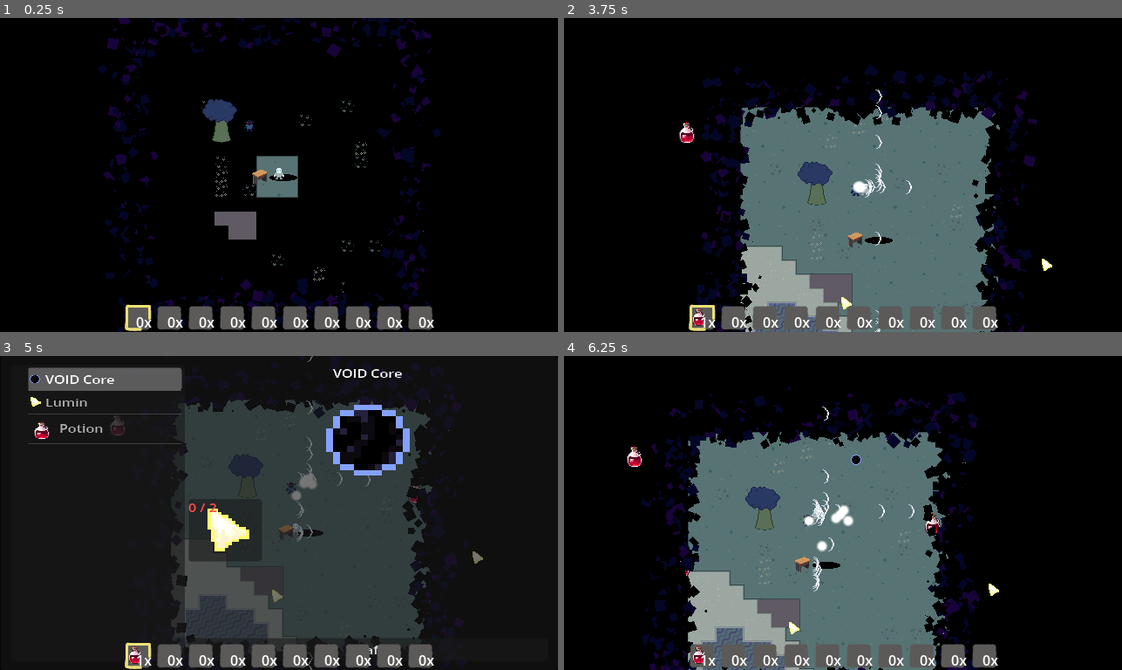
Above: before the commit, frames 1-4 (two rows, left to right).
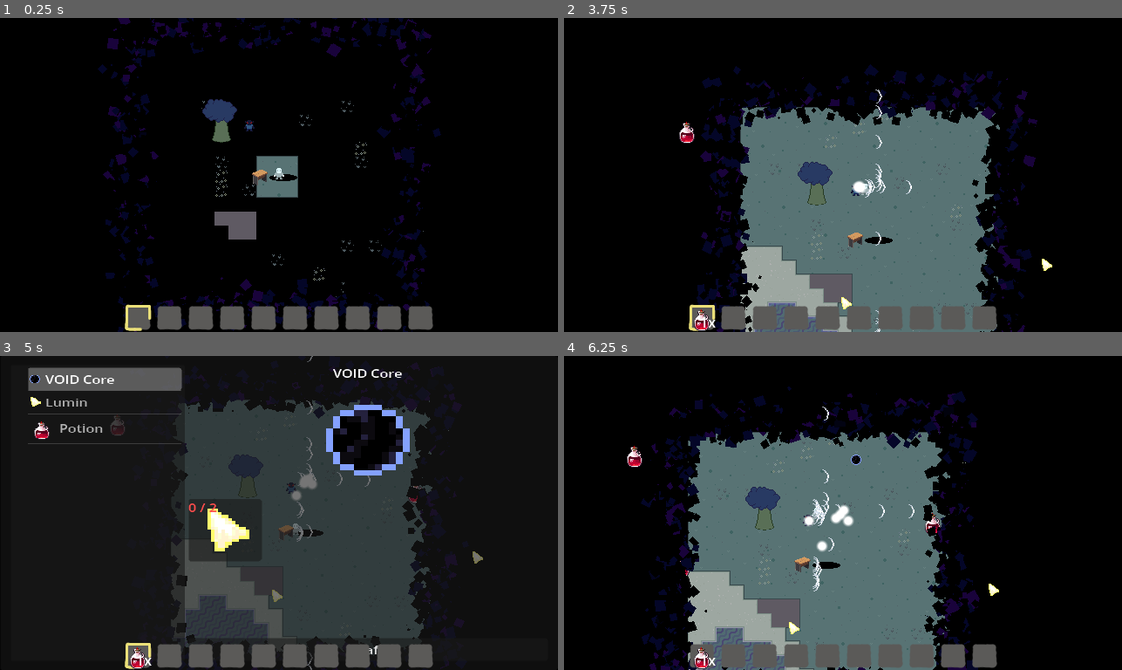
Above: after the commit, the same moments.

Repository: TimoRoggel/EverDark
Game: Godot game, scene res://scenes/levels/world.tscn
The game is run twice, just before and just after one commit, with the same random seed, the same clock (stepped at 60 frames per second) and the same inputs.
Inputs (mouse positions are in pixels of both pictures, inside the frame that each line leads up to):
- Up to frame 1 (0.25 s): no input
- Up to frame 2 (3.75 s): move the mouse to (815, 237) at 0.52 s; press the mouse at (815, 237) at 0.53 s; hold W (up) 0.53-1.25 s; release the mouse at (815, 237) at 1.25 s; drag from (1010, 222) to (854, 143) at 1.27 s; move the mouse to (675, 127) at 2.02 s; hold A (left) 2.03-2.75 s; hold Shift (dash) 2.03-2.75 s; click (675, 127) at 2.17 s; drag from (870, 175) to (703, 127) at 2.77 s; move the mouse to (759, 96) at 3.52 s; hold S (down) from 3.53 s (still down); tap F (interact) at 3.6 s; click (759, 96) at 3.67 s
- Up to frame 3 (5 s): release S (down) at 4.25 s; drag from (401, 497) to (189, 406) at 4.27 s
- Up to frame 4 (6.25 s): move the mouse to (731, 528) at 5.02 s; press the mouse at (731, 528) at 5.03 s; hold W (up) 5.03-5.75 s; release the mouse at (731, 528) at 5.75 s; drag from (898, 443) to (988, 494) at 5.77 s

The runs differ from the first frame. In frame 1, 0.5% of the frame differs, in the area x 24-78%, y 95-99%; in frame 2, 0.6%; in frame 3, 0.6%, in the area x 23-78%, y 92-100%; in frame 4, 0.6%.

Commit message:
able to control hotbar by scroll wheel, made default show no quantity

Diff:
--- a/project.godot
+++ b/project.godot
@@ -36,6 +36,14 @@
 
 [input]
 
+ui_focus_next={
+"deadzone": 0.5,
+"events": []
+}
+ui_focus_prev={
+"deadzone": 0.5,
+"events": []
+}
 up={
 "deadzone": 0.2,
 "events": [Object(InputEventKey,"resource_local_to_scene":false,"resource_name":"","device":-1,"window_id":0,"alt_press …(192 unchanged characters)…
--- a/scenes/characters/hotbar_container.gd
+++ b/scenes/characters/hotbar_container.gd
@@ -8,7 +8,7 @@
 
 func _ready() -> void:
 	if inventory:
-		slots_per_row = inventory.slots/inventory.rows
+		slots_per_row = roundi(inventory.slots / float(inventory.rows))
 
 func _input(event: InputEvent) -> void:
 	if event.is_action_pressed("drop_item") and is_active:
@@ -17,8 +17,16 @@
 			print("Dropped: ", inventory.get_slots()[currently_selected_slot].inventory_item)
 		else:
 			print("Empty slot")
+	elif is_instance_of(event, InputEventMouseButton):
+		if event.is_pressed():
+			if event.button_index == MOUSE_BUTTON_WHEEL_UP:
+				currently_selected_slot = posmod(currently_selected_slot - 1, slots_per_row)
+				select_slot(currently_selected_slot)
+			elif event.button_index == MOUSE_BUTTON_WHEEL_DOWN:
+				currently_selected_slot = posmod(currently_selected_slot + 1, slots_per_row)
+				select_slot(currently_selected_slot)
 
-func _process(delta: float) -> void:
+func _process(_delta: float) -> void:
 	add_slots()
 	update_hotbar()
 	update_currently_selected_slot()
@@ -51,7 +59,7 @@
 
 func create_amount_label() -> Label:
 	var amount_label = Label.new()
-	amount_label.text = str(0) + "x"
+	amount_label.text = ""
 	amount_label.anchor_left = 0.0
 	amount_label.anchor_top = 0.0
 	amount_label.anchor_right = 1.0
@@ -73,7 +81,7 @@
 					current_slot.get_child(0).texture = item_icon
 					scale_texture_rect(current_slot.get_child(0), current_slot.size*.8)
 				else:
-					current_slot.get_child(1).text = str(0) + "x"
+					current_slot.get_child(1).text = ""
 					current_slot.get_child(0).texture = null
 
 func select_slot(slot_number):
@@ -82,8 +90,8 @@
 
 func scale_texture_rect(texture_rect: TextureRect, parent_size: Vector2):
 	var tex_size = texture_rect.texture.get_size()
-	var scale = min(parent_size.x / tex_size.x, parent_size.y / tex_size.y)
-	texture_rect.scale = Vector2(scale, scale)
+	var tex_scale = min(roundi(parent_size.x / tex_size.x), roundi(parent_size.y / tex_size.y))
+	texture_rect.scale = Vector2(tex_scale, tex_scale)
 
 func update_currently_selected_slot():
 	for child in self.get_children():
